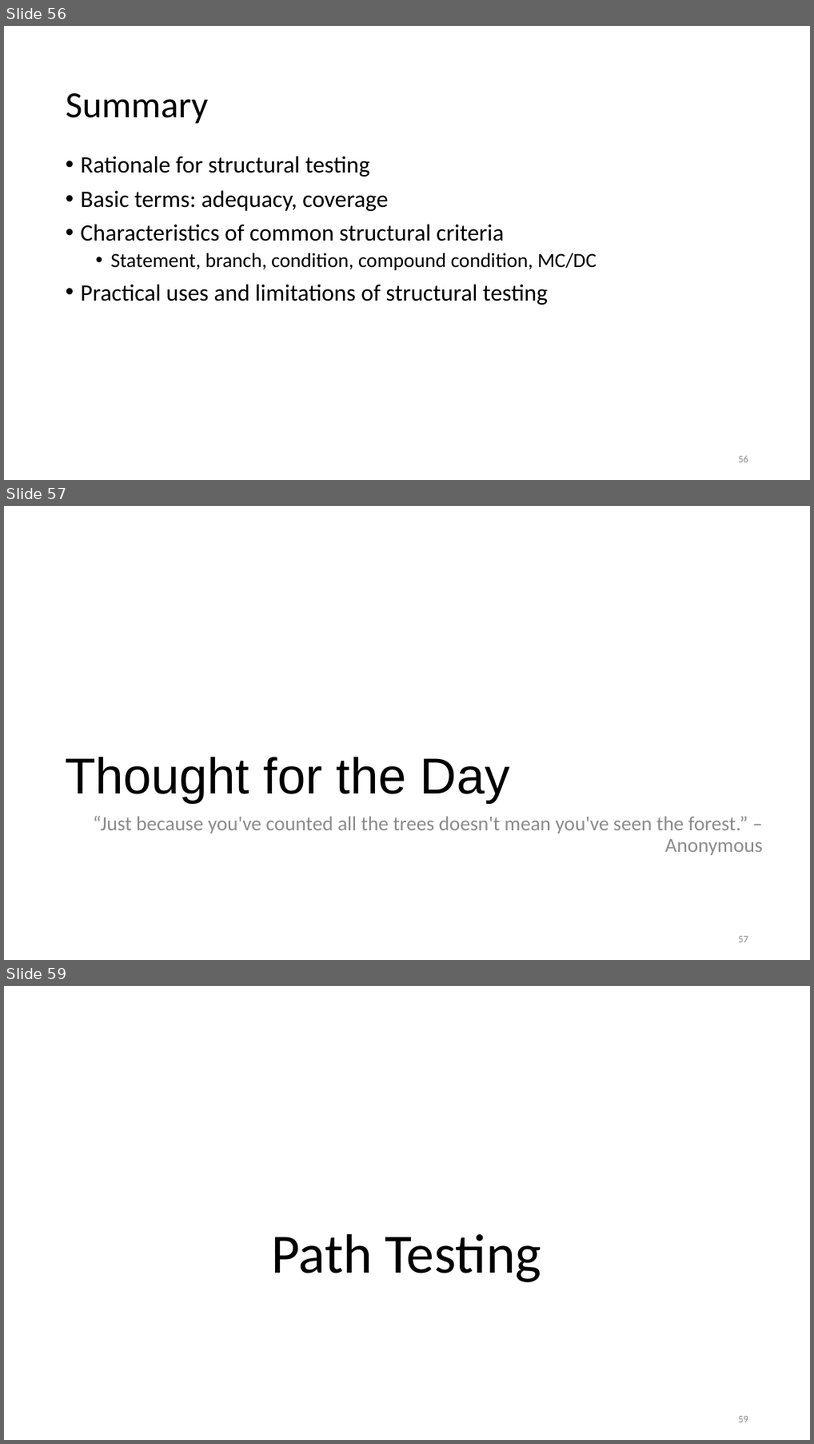
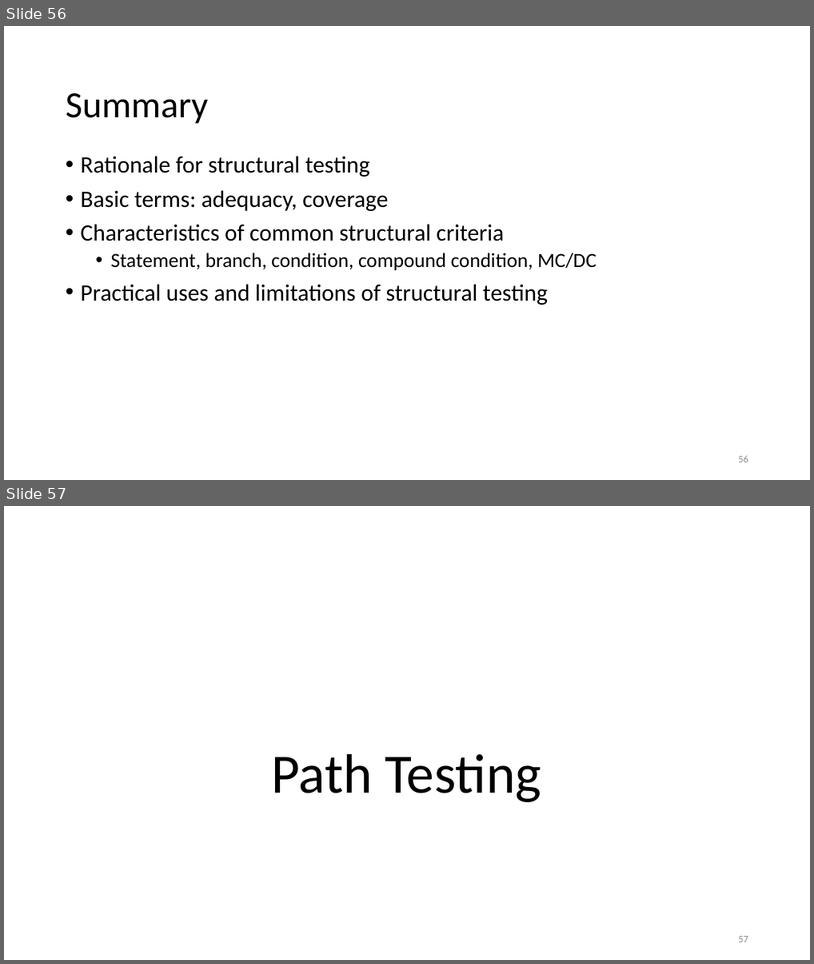
Before and after one commit to malenezi/malenezi, a slide deck: SE401/Lectures/7-White Box Testing/White Box Testing.pptx. Shown one above the other, each under a label of ours: slides 56, 57 and 59 before the commit, slides 56 and 57 after it; the slides between them are not shown. The pictures are 814x1444 and 814x964 pixels, drawn with LibreOffice and Linux fonts; fonts in the diff are those of the drawing. Boxes give left, top, right and bottom in pixels: in the first picture for what was removed or moved away, otherwise in the second. Text is boxed around its words. In the diff, an @@ line names an element or a change of style, - is before the commit and + after.

```diff
--- a/SE401/Lectures/7-White Box Testing/White Box Testing.pptx
+++ b/SE401/Lectures/7-White Box Testing/White Box Testing.pptx
@@ slide 57 removed at bbox=[4, 506, 810, 960], background #FFFFFF @@
@@ title removed at bbox=[65, 756, 510, 803] @@
-Thought for the Day
@@ text removed at bbox=[93, 816, 763, 855] @@
-“Just because you've counted all the trees doesn't mean you've seen the forest.” – Anonymous
@@ page number removed at bbox=[738, 936, 749, 942] @@
-57
@@ what was slide 59 is now slide 57 @@
@@ page number at bbox=[738, 936, 749, 942]: text changed @@
-59
+57
```
Also in this commit, not shown: 1 other slide removed.
